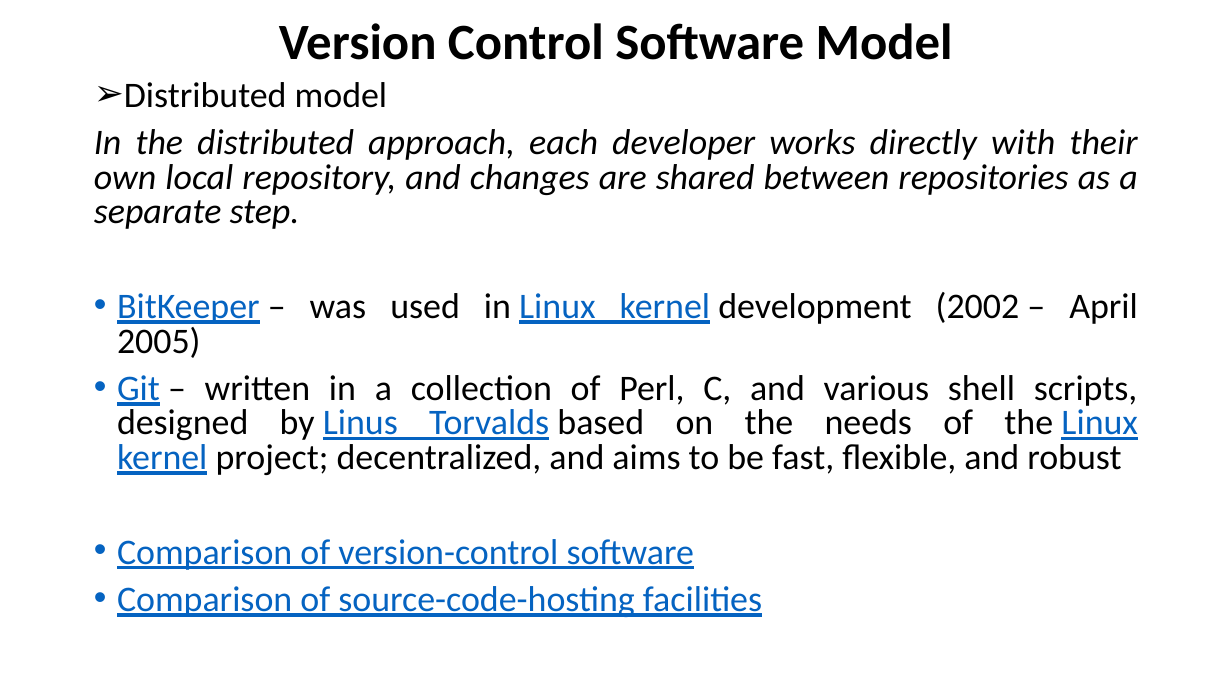
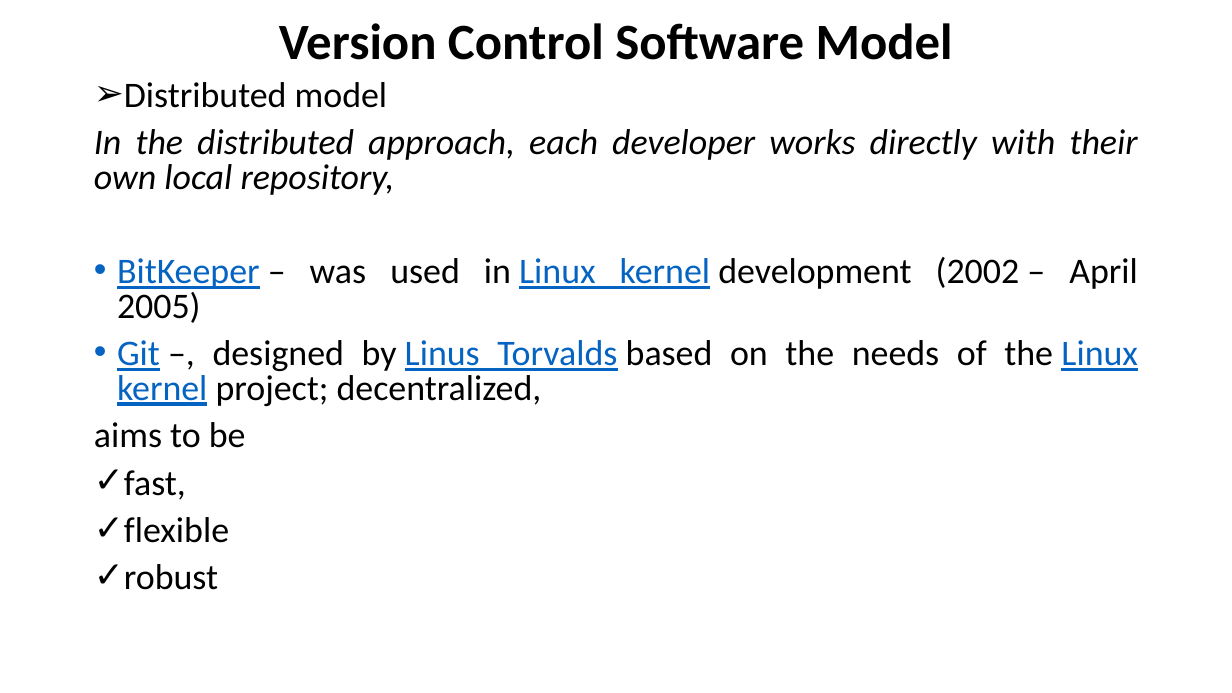
Before and after one commit to mhgulen/Dosyalar, a slide deck: slide 8 of Version Control Protocols.pptx. Drawn at 1232x693 pixels with LibreOffice and Linux fonts; fonts in the diff are those of the drawing. Boxes give left, top, right and bottom in pixels: in the first picture for what was removed or moved away, otherwise in the second. Text is boxed around its words. In the diff, an @@ line names an element or a change of style, - is before the commit and + after.

```diff
--- a/Version Control Protocols.pptx
+++ b/Version Control Protocols.pptx
@@ text at [94, 129, 1138, 195]: text changed @@
-In the distributed approach, each developer works directly with their own local repository, and changes are shared between repositories as a separate step.
+In the distributed approach, each developer works directly with their own local repository,
@@ text at [94, 340, 1138, 590]: text changed @@
-• Git – written in a collection of Perl, C, and various shell scripts, designed by Linus Torvalds based on the needs of the Linux kernel project; decentralized, and aims to be fast, flexible, and robust
-• Comparison of version-control software
-• Comparison of source-code-hosting facilities
+• Git –, designed by Linus Torvalds based on the needs of the Linux kernel project; decentralized,
+aims to be
+✓ fast,
+✓ flexible
+✓ robust
```
Also in this commit, not shown: 13 other slides changed, 2 slides removed.
